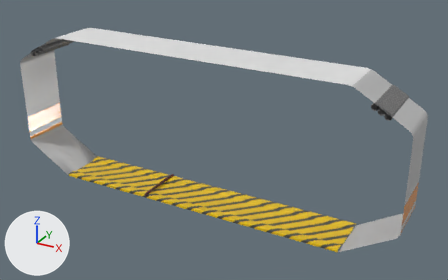
A saved change to the FBX model Assets/Scenes/Mod_Assets/MOD_1b.fbx.
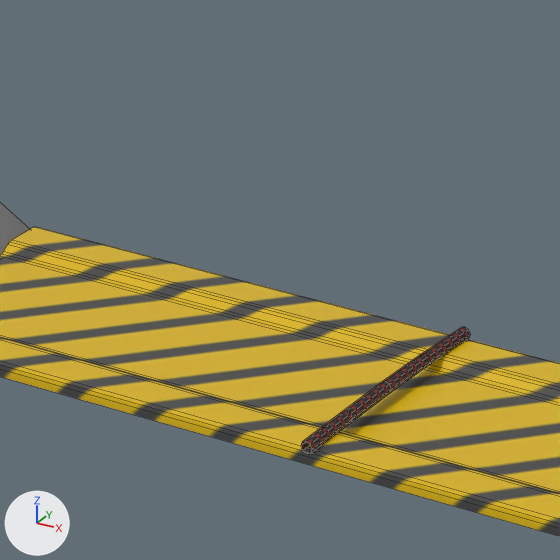
Old and new are each drawn whole from a camera (50 mm lens) standing at (5.62, -8.8, 6.03) and looking at (0.43, 0.64, 1.31) and again close up on the part from 21% to 42% of the width and 42% to 77% of the height. Lighting does not change. The marker at lower left points along +X, +Y and +Z. The close-ups show mesh edges as thin lines. Where no turn or scale is listed for an object, it has been applied to the vertices. Vertices at the same position are counted once.

Names of what the first close-up shows: 'MOD_1b'.
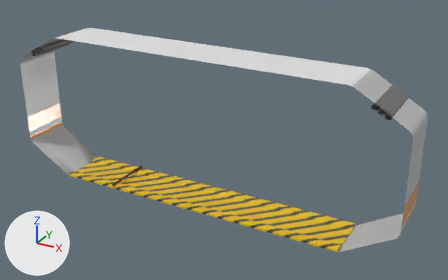
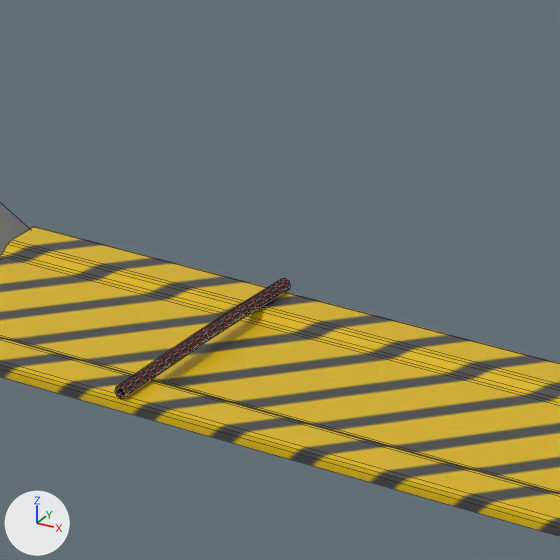
Commit message: 1b MOD _pipe Fix

Pixel boxes [x1, y1, x2, y2] of what changed, in the close-ups (560 x 560 px; the box of a moved part takes in the faces that stretch with it):
part 1 of me_mesh, moved or reshaped: before [301, 327, 471, 454]; after [115, 278, 291, 399]

What changed in the scene script:
```text
Change me_mesh:
    where me_mesh.from_pydata(...)  # 258 vertices, 153 faces; spans x -4.0..4.0, y 0.0..1.0, z 0.0..3.0
    used by ob_mod_1b; location = (0.0, 0.0, 0.0)
    me_mesh part 1: the loose piece of 40 vertices spanning x -1.04..-0.98, y 0.0..1.0, z 0.04..0.09 is moved by (-0.81, 0.0, 0.01)
```
